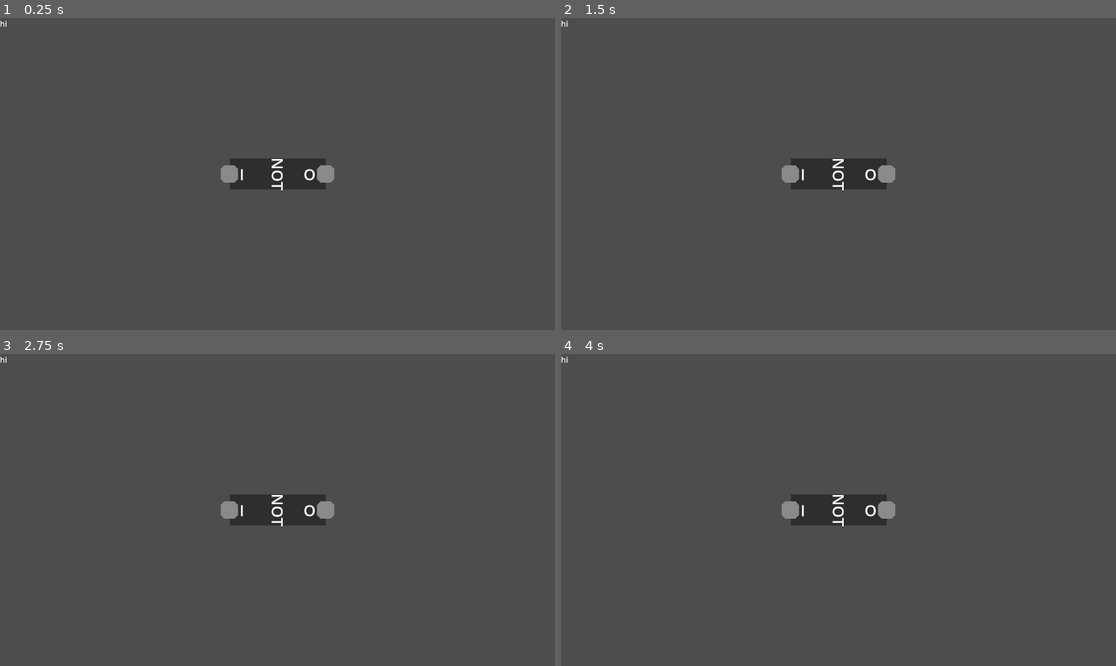
Above: before the commit, frames 1-4 (two rows, left to right).
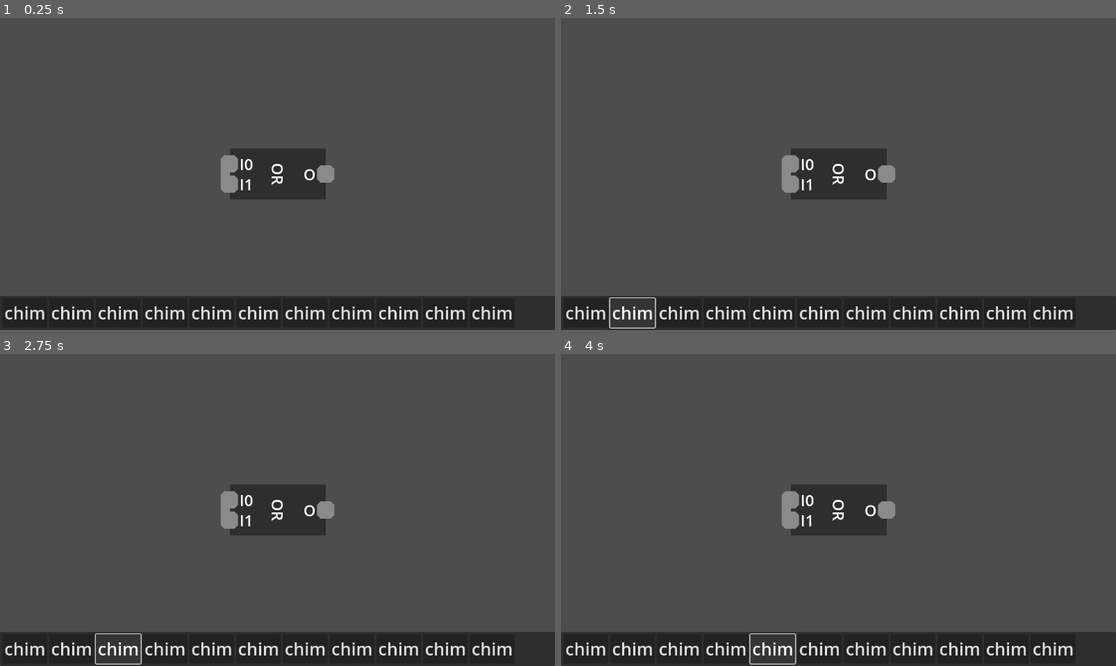
Above: after the commit, the same moments.

Repository: mncc8337/yals
Game: Godot game, scene res://main.tscn
The game is run twice, just before and just after one commit, with the same random seed, the same clock (stepped at 60 frames per second) and the same inputs.
Inputs (mouse positions are in pixels of both pictures, inside the frame that each line leads up to):
- Up to frame 1 (0.25 s): no input
- Up to frame 2 (1.5 s): click (583, 311) at 0.5 s, where only the run after the commit has a clickable "chim"; click (633, 311) at 1.25 s, where only the run after the commit has a clickable "chim"
- Up to frame 3 (2.75 s): click (116, 647) at 2 s, where only the run after the commit has a clickable "chim"
- Up to frame 4 (4 s): click (727, 647) at 2.75 s, where only the run after the commit has a clickable "chim"; click (771, 647) at 3.5 s, where only the run after the commit has a clickable "chim"

The runs differ from the first frame. In frame 1, 12% of the frame differs, in the area x 0-100%, y 0-100%; in frame 2, 12%; in frame 3, 12%; in frame 4, 12%.

Commit message:
multiple element drag

Diff:
--- a/main.gd
+++ b/main.gd
@@ -1,7 +1,7 @@
 extends Node
 
 
-@onready var ic_scene: Resource = preload("res://scene/ic.tscn")
+@onready var ic_scene: Resource = preload("res://scene/elements/ic.tscn")
 @onready var and_scene: Resource = preload("res://scene/default_gate/and.tscn")
 @onready var or_scene: Resource = preload("res://scene/default_gate/or.tscn")
 @onready var xor_scene: Resource = preload("res://scene/default_gate/xor.tscn")
@@ -18,7 +18,8 @@
 
 	add_pin("I", IC.PinType.Input)
 	add_ic(not_scene)
-	add_ic(not_scene)
+	add_ic(and_scene)
+	add_ic(or_scene)
 
 
 func add_pin(pin_name: String, pin_type: IC.PinType):
--- a/main.tscn
+++ b/main.tscn
@@ -1,7 +1,8 @@
-[gd_scene load_steps=5 format=3 uid="uid://c3suu2noue81e"]
+[gd_scene load_steps=6 format=3 uid="uid://c3suu2noue81e"]
 
 [ext_resource type="Script" uid="uid://b3wnqbi0q1jff" path="res://main.gd" id="1_ig7tw"]
 [ext_resource type="Script" uid="uid://brbeaav2egqqv" path="res://script/drawing_controller.gd" id="2_h2yge"]
+[ext_resource type="PackedScene" uid="uid://c66w76287dhs4" path="res://scene/ic_label.tscn" id="2_lquwl"]
 [ext_resource type="Script" uid="uid://bo00d2bece1wh" path="res://script/camera_controller.gd" id="3_1bvp3"]
 [ext_resource type="Script" uid="uid://cgjds086c0vy7" path="res://script/element_inspector.gd" id="4_lquwl"]
 
@@ -12,23 +13,78 @@
 
 [node name="Control" type="Control" parent="UI"]
 layout_mode = 3
+anchor_top = 0.89
+anchor_right = 1.0
+anchor_bottom = 1.0
+mouse_force_pass_scroll_events = false
+
+[node name="Panel" type="Panel" parent="UI/Control"]
+layout_mode = 1
 anchors_preset = 15
 anchor_right = 1.0
 anchor_bottom = 1.0
 grow_horizontal = 2
 grow_vertical = 2
-mouse_filter = 2
 
-[node name="Label" type="Label" parent="UI/Control"]
-layout_mode = 0
-offset_right = 40.0
-offset_bottom = 23.0
-text = "hi"
+[node name="MarginContainer" type="MarginContainer" parent="UI/Control/Panel"]
+layout_mode = 1
+anchors_preset = -1
+anchor_right = 1.0
+anchor_bottom = 1.0
+offset_left = 5.0
+offset_top = 5.0
+offset_right = -5.0
+offset_bottom = -5.0
+grow_horizontal = 2
+grow_vertical = 2
+
+[node name="ScrollContainer" type="ScrollContainer" parent="UI/Control/Panel/MarginContainer"]
+clip_contents = false
+layout_mode = 2
+
+[node name="HBoxContainer" type="HBoxContainer" parent="UI/Control/Panel/MarginContainer/ScrollContainer"]
+layout_mode = 2
+size_flags_vertical = 3
+alignment = 1
+
+[node name="IcLabel" parent="UI/Control/Panel/MarginContainer/ScrollContainer/HBoxContainer" instance=ExtResource("2_lquwl")]
+layout_mode = 2
+
+[node name="IcLabel2" parent="UI/Control/Panel/MarginContainer/ScrollContainer/HBoxContainer" instance=ExtResource("2_lquwl")]
+layout_mode = 2
+
+[node name="IcLabel3" parent="UI/Control/Panel/MarginContainer/ScrollContainer/HBoxContainer" instance=ExtResource("2_lquwl")]
+layout_mode = 2
+
+[node name="IcLabel4" parent="UI/Control/Panel/MarginContainer/ScrollContainer/HBoxContainer" instance=ExtResource("2_lquwl")]
+layout_mode = 2
+
+[node name="IcLabel5" parent="UI/Control/Panel/MarginContainer/ScrollContainer/HBoxContainer" instance=ExtResource("2_lquwl")]
+layout_mode = 2
+
+[node name="IcLabel9" parent="UI/Control/Panel/MarginContainer/ScrollContainer/HBoxContainer" instance=ExtResource("2_lquwl")]
+layout_mode = 2
+
+[node name="IcLabel10" parent="UI/Control/Panel/MarginContainer/ScrollContainer/HBoxContainer" instance=ExtResource("2_lquwl")]
+layout_mode = 2
+
+[node name="IcLabel11" parent="UI/Control/Panel/MarginContainer/ScrollContainer/HBoxContainer" instance=ExtResource("2_lquwl")]
+layout_mode = 2
+
+[node name="IcLabel6" parent="UI/Control/Panel/MarginContainer/ScrollContainer/HBoxContainer" instance=ExtResource("2_lquwl")]
+layout_mode = 2
+
+[node name="IcLabel7" parent="UI/Control/Panel/MarginContainer/ScrollContainer/HBoxContainer" instance=ExtResource("2_lquwl")]
+layout_mode = 2
+
+[node name="IcLabel8" parent="UI/Control/Panel/MarginContainer/ScrollContainer/HBoxContainer" instance=ExtResource("2_lquwl")]
+layout_mode = 2
 
 [node name="Camera" type="Camera2D" parent="."]
 unique_name_in_owner = true
 
 [node name="Timer" type="Timer" parent="."]
+wait_time = 0.25
 autostart = true
 
 [node name="DrawingController" type="Node" parent="."]
--- a/scene/default_gate/and.tscn
+++ b/scene/default_gate/and.tscn
@@ -1,11 +1,18 @@
-[gd_scene load_steps=3 format=3 uid="uid://l4s3c2qwnuak"]
+[gd_scene load_steps=4 format=3 uid="uid://l4s3c2qwnuak"]
 
-[ext_resource type="PackedScene" uid="uid://ct8flsdn3pe5u" path="res://scene/ic.tscn" id="1_35ype"]
+[ext_resource type="PackedScene" uid="uid://ct8flsdn3pe5u" path="res://scene/elements/ic.tscn" id="1_35ype"]
 [ext_resource type="Script" uid="uid://cheo22ociio74" path="res://scene/default_gate/and.gd" id="1_b6w0d"]
+
+[sub_resource type="RectangleShape2D" id="RectangleShape2D_eler6"]
+resource_local_to_scene = true
+size = Vector2(200, 120)
 
 [node name="And" instance=ExtResource("1_35ype")]
 script = ExtResource("1_b6w0d")
 input_count = 2
 
+[node name="CollisionShape" parent="Area" index="0"]
+shape = SubResource("RectangleShape2D_eler6")
+
 [node name="Label" parent="." index="1"]
 text = "AND"
--- a/scene/default_gate/not.gd
+++ b/scene/default_gate/not.gd
@@ -4,6 +4,7 @@
 	super()
 	add_pin("O", PinType.Output)
 	add_pin("I", PinType.Input)
+	set_pin("O", true)
 
 func update_output(_signal_propagating_queue: Array[Joint]) -> void:
 	io_pin[PinType.Output][0].value = not io_pin[PinType.Input][0].value
--- a/scene/default_gate/not.tscn
+++ b/scene/default_gate/not.tscn
@@ -1,6 +1,6 @@
 [gd_scene load_steps=3 format=3 uid="uid://bbl8duxtk1of"]
 
-[ext_resource type="PackedScene" uid="uid://ct8flsdn3pe5u" path="res://scene/ic.tscn" id="1_vrl37"]
+[ext_resource type="PackedScene" uid="uid://ct8flsdn3pe5u" path="res://scene/elements/ic.tscn" id="1_vrl37"]
 [ext_resource type="Script" uid="uid://buow57pt7mgf8" path="res://scene/default_gate/not.gd" id="1_wvhe8"]
 
 [node name="Not" instance=ExtResource("1_vrl37")]
--- a/scene/default_gate/or.tscn
+++ b/scene/default_gate/or.tscn
@@ -1,6 +1,6 @@
 [gd_scene load_steps=3 format=3 uid="uid://bamff14gwu3p"]
 
-[ext_resource type="PackedScene" uid="uid://ct8flsdn3pe5u" path="res://scene/ic.tscn" id="1_1jkn0"]
+[ext_resource type="PackedScene" uid="uid://ct8flsdn3pe5u" path="res://scene/elements/ic.tscn" id="1_1jkn0"]
 [ext_resource type="Script" uid="uid://6n5tylsc5q7l" path="res://scene/default_gate/or.gd" id="1_4swvc"]
 
 [node name="Or" instance=ExtResource("1_1jkn0")]
--- a/scene/default_gate/xor.tscn
+++ b/scene/default_gate/xor.tscn
@@ -1,7 +1,7 @@
 [gd_scene load_steps=3 format=3 uid="uid://dppf4k28njdu6"]
 
 [ext_resource type="Script" uid="uid://ce2sbmdd5b4j" path="res://scene/default_gate/xor.gd" id="1_5vpnc"]
-[ext_resource type="PackedScene" uid="uid://ct8flsdn3pe5u" path="res://scene/ic.tscn" id="1_d6hwg"]
+[ext_resource type="PackedScene" uid="uid://ct8flsdn3pe5u" path="res://scene/elements/ic.tscn" id="1_d6hwg"]
 
 [node name="Xor" instance=ExtResource("1_d6hwg")]
 script = ExtResource("1_5vpnc")
--- a/scene/element.gd
+++ /dev/null
@@ -1,13 +0,0 @@
-class_name Element
-extends Node2D
-
-
-signal mouse_entered
-signal mouse_exited
-
-var draggable: bool = true
-var is_dragging: bool = false
-
-
-func _on_area_mouse_exited() -> void:
-	mouse_exited.emit()
--- /dev/null
+++ b/scene/elements/element.gd
@@ -0,0 +1,9 @@
+class_name Element
+extends Node2D
+
+
+signal selected
+signal deselected
+
+var draggable: bool = true
+var is_dragging: bool = false
--- a/scene/element.tscn
+++ b/scene/elements/element.tscn
@@ -1,6 +1,6 @@
 [gd_scene load_steps=4 format=3 uid="uid://df66ol0cevrpd"]
 
-[ext_resource type="Script" uid="uid://cq66bkgu4dmvg" path="res://scene/element.gd" id="1_8e27a"]
+[ext_resource type="Script" uid="uid://cq66bkgu4dmvg" path="res://scene/elements/element.gd" id="1_8e27a"]
 
 [sub_resource type="RectangleShape2D" id="RectangleShape2D_8e27a"]
 
@@ -27,5 +27,3 @@
 offset_bottom = 23.0
 text = "Element"
 label_settings = SubResource("LabelSettings_8e27a")
-
-[connection signal="mouse_exited" from="Area" to="." method="_on_area_mouse_exited"]
--- a/scene/ic.gd
+++ b/scene/elements/ic.gd
@@ -2,7 +2,7 @@
 extends Element
 
 
-@onready var joint_scene: Resource = load("res://scene/joint.tscn")
+@onready var joint_scene: Resource = load("res://scene/elements/joint.tscn")
 
 @export var ic_name: String = "IC":
 	set(val):
@@ -11,7 +11,7 @@
 			%Label.text = val
 
 
-const UNSELECT_COLOR: Color = Color(0.205, 0.205, 0.205, 1.0)
+const deselect_COLOR: Color = Color(0.205, 0.205, 0.205, 1.0)
 const SELECT_COLOR: Color = Color(0.427, 0.427, 0.427, 1.0)
 
 enum PinType {
@@ -38,16 +38,16 @@
 		visible = false
 		%Area/CollisionShape.disabled = true
 	else:
-		mouse_entered.connect(_on_mouse_entered)
-		mouse_exited.connect(_on_mouse_exited)
-
-
-func _on_mouse_entered() -> void:
+		selected.connect(_on_selected)
+		deselected.connect(_on_deselected)
+
+
+func _on_selected() -> void:
 	%Area/Shape.color = SELECT_COLOR
 
 
-func _on_mouse_exited() -> void:
-	%Area/Shape.color = UNSELECT_COLOR
+func _on_deselected() -> void:
+	%Area/Shape.color = deselect_COLOR
 
 
 func _resize_container(container: Node2D, available_size: float) -> void:
@@ -159,9 +159,8 @@
 
 		if is_endpoint:
 			end_joints.append(adj_joint)
-		elif visited.has(adj_joint):
-			continue
-		end_joints += _dfs(adj_joint, visited)
+		if not visited.has(adj_joint):
+			end_joints += _dfs(adj_joint, visited)
 	return end_joints
 
 
--- a/scene/ic.tscn
+++ b/scene/elements/ic.tscn
@@ -1,7 +1,7 @@
 [gd_scene load_steps=4 format=3 uid="uid://ct8flsdn3pe5u"]
 
-[ext_resource type="PackedScene" uid="uid://df66ol0cevrpd" path="res://scene/element.tscn" id="1_c8rht"]
-[ext_resource type="Script" uid="uid://brdlca0gvo0h0" path="res://scene/ic.gd" id="2_qc4ip"]
+[ext_resource type="PackedScene" uid="uid://df66ol0cevrpd" path="res://scene/elements/element.tscn" id="1_c8rht"]
+[ext_resource type="Script" uid="uid://brdlca0gvo0h0" path="res://scene/elements/ic.gd" id="2_qc4ip"]
 
 [sub_resource type="RectangleShape2D" id="RectangleShape2D_qc4ip"]
 resource_local_to_scene = true
--- a/scene/joint.gd
+++ b/scene/elements/joint.gd
@@ -4,14 +4,14 @@
 
 
 signal toggled(state: bool)
-signal moved(new_position: Vector2)
+signal moved(joint: Joint, new_position: Vector2)
 
 const SELECT_COLOR: Dictionary[bool, Color] = {
 	true: Color("#ff9999"),
 	false: Color("#e3e3e3"),
 }
 
-const UNSELECT_COLOR: Dictionary[bool, Color] = {
+const deselect_COLOR: Dictionary[bool, Color] = {
 	true: Color("#ff5a5a"),
 	false: Color("#8a8a8a"),
 }
@@ -30,8 +30,8 @@
 	set(val):
 		if value != val:
 			value = val
-			%Area/Shape.color = UNSELECT_COLOR[value]
-			toggled.emit(val)
+			%Area/Shape.color = deselect_COLOR[value]
+			toggled.emit()
 
 var show_label: bool = true:
 	set(val):
@@ -47,21 +47,21 @@
 
 
 func _ready() -> void:
-	%Area/Shape.color = UNSELECT_COLOR[value]
+	%Area/Shape.color = deselect_COLOR[value]
 	%Label.visible = show_label
 	%Label.text = self.name
 	update_placement()
 
-	mouse_entered.connect(_on_mouse_entered)
-	mouse_exited.connect(_on_mouse_exited)
+	selected.connect(_on_selected)
+	deselected.connect(_on_deselected)
 
 
-func _on_mouse_entered() -> void:
+func _on_selected() -> void:
 	%Area/Shape.color = SELECT_COLOR[value]
 
 
-func _on_mouse_exited() -> void:
-	%Area/Shape.color = UNSELECT_COLOR[value]
+func _on_deselected() -> void:
+	%Area/Shape.color = deselect_COLOR[value]
 
 
 func update_placement() -> void:
--- a/scene/joint.tscn
+++ b/scene/elements/joint.tscn
@@ -1,7 +1,7 @@
 [gd_scene load_steps=4 format=3 uid="uid://d1yuj1jl6k3ea"]
 
-[ext_resource type="Script" uid="uid://24015k0n5ifw" path="res://scene/joint.gd" id="1_300py"]
-[ext_resource type="PackedScene" uid="uid://df66ol0cevrpd" path="res://scene/element.tscn" id="1_gcrf7"]
+[ext_resource type="Script" uid="uid://24015k0n5ifw" path="res://scene/elements/joint.gd" id="1_300py"]
+[ext_resource type="PackedScene" uid="uid://df66ol0cevrpd" path="res://scene/elements/element.tscn" id="1_gcrf7"]
 
 [sub_resource type="CircleShape2D" id="CircleShape2D_mpbps"]
 resource_local_to_scene = true
--- a/scene/wire.gd
+++ b/scene/elements/wire.gd
@@ -9,7 +9,7 @@
 	false: Color("#e3e3e3"),
 }
 
-const UNSELECT_COLOR: Dictionary[bool, Color] = {
+const deselect_COLOR: Dictionary[bool, Color] = {
 	true: Color("#ff5a5a"),
 	false: Color("#8a8a8a"),
 }
@@ -18,11 +18,12 @@
 
 
 func _ready() -> void:
-	%Line.default_color = UNSELECT_COLOR[value]
+	%Line.default_color = deselect_COLOR[value]
 	global_position = Vector2.ZERO
 	%Line.add_point(Vector2.ZERO)
 	%Line.add_point(Vector2.ZERO)
-	mouse_entered.connect(_on_mouse_entered)
+	selected.connect(_on_selected)
+	deselected.connect(_on_deselected)
 	%Area/CollisionShape.disabled = true
 	draggable = false
 
@@ -49,8 +50,10 @@
 
 
 func _on_joint_toggled() -> void:
-	value = joints[0].value and joints[1].value
-	%Line.default_color = UNSELECT_COLOR[value]
+	value = true
+	for j in joints:
+		value = value and j.value
+	%Line.default_color = deselect_COLOR[value]
 
 
 func _on_joint_moved(joint: Joint, new_pos: Vector2):
@@ -73,9 +76,9 @@
 	%Area/CollisionShape.shape.size = Vector2(length, %Line.width)
 
 
-func _on_mouse_entered() -> void:
+func _on_selected() -> void:
 	%Line.default_color = SELECT_COLOR[value]
 
 
-func _on_area_mouse_exited() -> void:
-	%Line.default_color = UNSELECT_COLOR[value]
+func _on_deselected() -> void:
+	%Line.default_color = deselect_COLOR[value]
--- a/scene/wire.tscn
+++ b/scene/elements/wire.tscn
@@ -1,7 +1,7 @@
 [gd_scene load_steps=4 format=3 uid="uid://3nkmqaw4w5q6"]
 
-[ext_resource type="Script" uid="uid://5hpa70dsm7fu" path="res://scene/wire.gd" id="1_o4pgg"]
-[ext_resource type="PackedScene" uid="uid://df66ol0cevrpd" path="res://scene/element.tscn" id="1_xboxq"]
+[ext_resource type="Script" uid="uid://5hpa70dsm7fu" path="res://scene/elements/wire.gd" id="1_o4pgg"]
+[ext_resource type="PackedScene" uid="uid://df66ol0cevrpd" path="res://scene/elements/element.tscn" id="1_xboxq"]
 
 [sub_resource type="RectangleShape2D" id="RectangleShape2D_smh75"]
 resource_local_to_scene = true
--- /dev/null
+++ b/scene/ic_label.tscn
@@ -0,0 +1,10 @@
+[gd_scene load_steps=2 format=3 uid="uid://c66w76287dhs4"]
+
+[sub_resource type="Theme" id="Theme_lvryk"]
+default_font_size = 36
+
+[node name="IcLabel" type="Button"]
+offset_right = 159.0
+offset_bottom = 96.0
+theme = SubResource("Theme_lvryk")
+text = "chim"
--- a/script/camera_controller.gd
+++ b/script/camera_controller.gd
@@ -7,7 +7,7 @@
 var zoom_speed: float = 1.1
 
 
-func _input(event: InputEvent) -> void:
+func _unhandled_input(event: InputEvent) -> void:
 	# camera drag
 	if event is InputEventMouseButton:
 		if event.button_index == MOUSE_BUTTON_MIDDLE:
--- a/script/drawing_controller.gd
+++ b/script/drawing_controller.gd
@@ -1,8 +1,8 @@
 extends Node
 
 
-@onready var joint_scene: Resource = preload("res://scene/joint.tscn")
-@onready var wire_scene: Resource = preload("res://scene/wire.tscn")
+@onready var joint_scene: Resource = preload("res://scene/elements/joint.tscn")
+@onready var wire_scene: Resource = preload("res://scene/elements/wire.tscn")
 
 var current_drawing: Wire = null
 var is_drawing: bool = false
@@ -16,12 +16,21 @@
 		return
 
 	if event is InputEventMouseButton:
+		var selecting_joint: Joint = null
+		if len(Global.selected_elements) == 1 and Global.selected_elements[0] is Joint:
+			selecting_joint = Global.selected_elements[0]
 		if event.button_index == MOUSE_BUTTON_LEFT:
 			if event.pressed:
 				if current_drawing:
-					if Global.selecting_element is Joint:
-						current_drawing.add_joint(Global.selecting_element)
-						current_drawing = null
+					if selecting_joint:
+						if (
+							selecting_joint != current_drawing.joints[0]
+							and selecting_joint not in current_drawing.joints[0].adjacent
+						):
+							current_drawing.add_joint(selecting_joint)
+							if current_drawing.joints[0].value != current_drawing.joints[1].value:
+								Global.signal_propagating_queue.push_back(current_drawing.joints[1])
+							current_drawing = null
 					else:
 						var new_joint: Joint = joint_scene.instantiate()
 						%Elements.add_child(new_joint)
@@ -36,8 +45,8 @@
 						_generate_wire(new_joint)
 						print("added new wire")
 				else:
-					if Global.selecting_element is Joint:
-						_generate_wire(Global.selecting_element)
+					if selecting_joint:
+						_generate_wire(selecting_joint)
 	elif event is InputEventMouseMotion:
 		if current_drawing:
 			current_drawing.set_end_position(%Camera.get_global_mouse_position())
--- a/script/element_inspector.gd
+++ b/script/element_inspector.gd
@@ -1,60 +1,68 @@
 extends Node
 
 
-var hovering_element: Node
 var is_dragging: bool = false
-var mouse_relative_distance: Vector2
+var mouse_relative_distance: Dictionary[Element, Vector2] = {};
 
 
 func _unhandled_input(event: InputEvent) -> void:
 	if event is InputEventMouseButton:
+		if event.button_index == MOUSE_BUTTON_RIGHT:
+			if event.pressed:
+				var ele: Element = _get_element_under_mouse()
+				if (
+					Global.current_mode == Global.Mode.Normal
+					and Global.current_ic
+					and ele is Joint
+					and ele in Global.current_ic.all_pins
+					and Global.current_ic.io_pin_type_map[ele as Joint] == IC.PinType.Input
+				):
+					ele.value = not ele.value
 		if event.button_index == MOUSE_BUTTON_LEFT:
 			if not event.pressed:
-				if is_dragging:
-					is_dragging = false
+				is_dragging = false
+				mouse_relative_distance.clear()
 			else:
-				var ele: Element = hovering_element
-				print(ele)
-				Global.selecting_element = ele
+				var ele: Element = _get_element_under_mouse()
 				if ele:
 					ele.move_to_front()
-					print("selecting ", ele)
-					if (
-						Global.current_mode == Global.Mode.Normal
-						and Global.current_ic
-						and ele is Joint
-						and ele in Global.current_ic.all_pins
-						and Global.current_ic.io_pin_type_map[ele as Joint] == IC.PinType.Input
-					):
-						ele.value = not ele.value
+					if event.ctrl_pressed:
+						if ele in Global.selected_elements:
+							Global.deselect_element(ele)
+						else:
+							Global.select_element(ele)
+					else:
+						if ele not in Global.selected_elements:
+							Global.clear_selected_elements()
+							Global.select_element(ele)
 				else:
-					print("deselected")
+					Global.clear_selected_elements()
+
 	elif event is InputEventMouseMotion:
-		if not is_dragging:
-			hovering_element = _get_element_under_mouse()
-		var draggable: bool = Global.selecting_element and Global.selecting_element.draggable
-		draggable = draggable and (Global.current_mode != Global.Mode.Drawing)
-		if event.button_mask & MOUSE_BUTTON_MASK_LEFT and draggable:
-			if not is_dragging:
-				is_dragging = true
-				mouse_relative_distance = Global.selecting_element.global_position - %Camera.get_global_mouse_position()
-				print("dragging ", Global.selecting_element)
-
-				if (
-					Global.current_ic
-					and Global.selecting_element is Joint
-					and Global.selecting_element in Global.current_ic.all_pins
-					and Global.current_ic.io_pin_type_map[Global.selecting_element as Joint] == IC.PinType.Input
-				):
-					Global.selecting_element.value = not Global.selecting_element.value
-			else:
-				var new_pos = %Camera.get_global_mouse_position() + mouse_relative_distance
-				Global.selecting_element.global_position = new_pos
-				if Global.selecting_element is Joint:
-					Global.selecting_element.moved.emit(Global.selecting_element, new_pos)
-				elif Global.selecting_element is IC:
-					for j in Global.selecting_element.all_pins:
-						j.moved.emit(j, j.global_position)
+		if (
+			event.button_mask & MOUSE_BUTTON_MASK_LEFT
+			and not Global.selected_elements.is_empty()
+			and (Global.current_mode != Global.Mode.Drawing)
+		):
+			var draggable: bool = true
+			for e in Global.selected_elements:
+				if not e.draggable:
+					draggable = false
+					break
+			if draggable:
+				var mouse_position = %Camera.get_global_mouse_position()
+				if not is_dragging:
+					is_dragging = true
+					for e in Global.selected_elements:
+						mouse_relative_distance[e] = mouse_position - e.global_position
+				else:
+					for e in Global.selected_elements:
+						e.global_position = mouse_position - mouse_relative_distance[e]
+						if e is Joint:
+							e.moved.emit(e, e.global_position)
+						elif e is IC:
+							for j in e.all_pins:
+								j.moved.emit(j, j.global_position)
 
 
 func _get_element_under_mouse() -> Element:
@@ -80,7 +88,6 @@
 
 	elements.sort_custom(_sort_element)
 
-	elements[0].mouse_entered.emit()
 	return elements[0]
 
 
--- a/script/global.gd
+++ b/script/global.gd
@@ -1,18 +1,13 @@
 extends Node
 
 signal mode_changed(new_mode: Mode)
-signal element_selected(element: Element)
 
 enum Mode {
 	Normal,
 	Drawing,
 }
 
-var selecting_element: Element = null:
-	set(val):
-		if selecting_element != val:
-			selecting_element = val
-			element_selected.emit(selecting_element)
+var selected_elements: Array[Element] = []
 
 var current_mode: Mode = Mode.Normal:
 	set(val):
@@ -25,3 +20,19 @@
 
 var current_ic: IC = null
 var signal_propagating_queue: Array[Joint] = []
+
+
+func select_element(e: Element) -> void:
+	selected_elements.append(e)
+	e.selected.emit()
+
+
+func deselect_element(e: Element) -> void:
+	selected_elements.erase(e)
+	e.deselected.emit()
+
+
+func clear_selected_elements() -> void:
+	for e in selected_elements:
+		e.deselected.emit()
+	selected_elements.clear()
Renamed: scene/element.gd.uid -> scene/elements/element.gd.uid
Renamed: scene/ic.gd.uid -> scene/elements/ic.gd.uid
Renamed: scene/joint.gd.uid -> scene/elements/joint.gd.uid
Renamed: scene/wire.gd.uid -> scene/elements/wire.gd.uid
